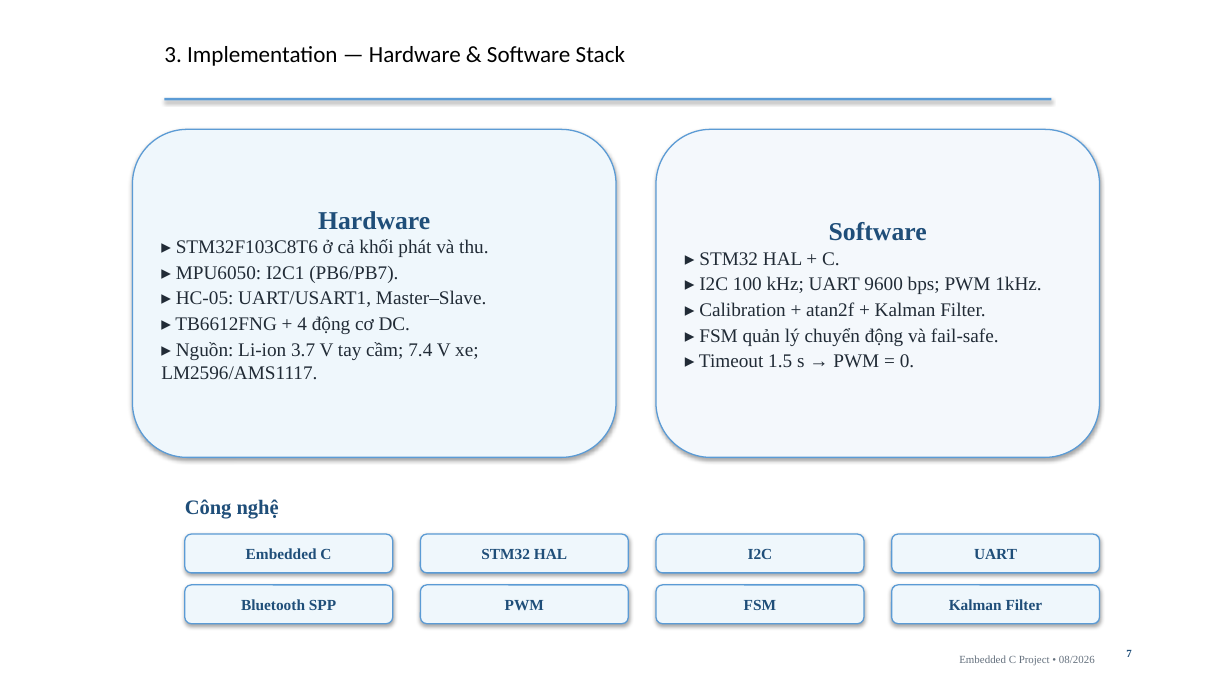
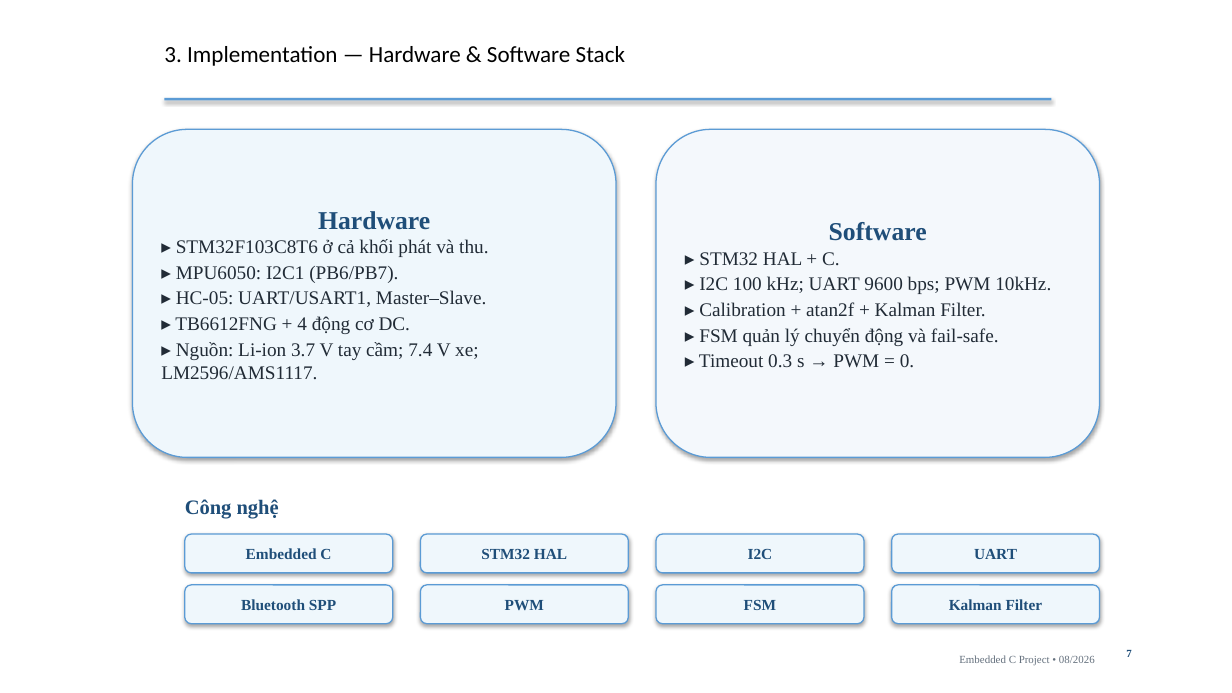
Before and after one commit to Theta2414/Controlling-Robot-Car, a slide deck: slide 8 of Presentation/EmbeddedC.pptx. Drawn at 1232x693 pixels with LibreOffice and Linux fonts; fonts in the diff are those of the drawing; background and template pictures are left out. Boxes give left, top, right and bottom in pixels: in the first picture for what was removed or moved away, otherwise in the second. Text is boxed around its words. In the diff, an @@ line names an element or a change of style, - is before the commit and + after.

```diff
--- a/Presentation/EmbeddedC.pptx
+++ b/Presentation/EmbeddedC.pptx
@@ text in rounded rectangle at <box>699,276,1051,294</box>: text changed @@
-▸ I2C 100 kHz; UART 9600 bps; PWM 1kHz.
+▸ I2C 100 kHz; UART 9600 bps; PWM 10kHz.
@@ text in rounded rectangle at <box>699,354,914,368</box>: text changed @@
-▸ Timeout 1.5 s → PWM = 0.
+▸ Timeout 0.3 s → PWM = 0.
```
Also in this commit, not shown: 15 other slides changed, 1 slide removed, 31 other files.
